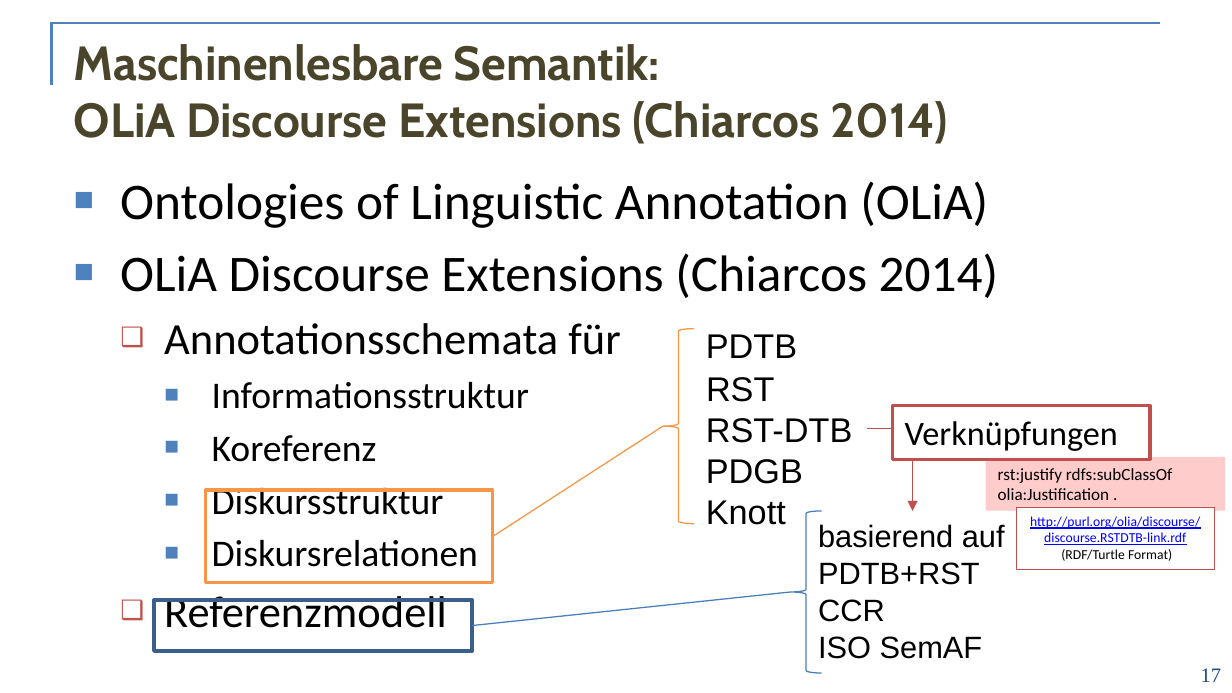
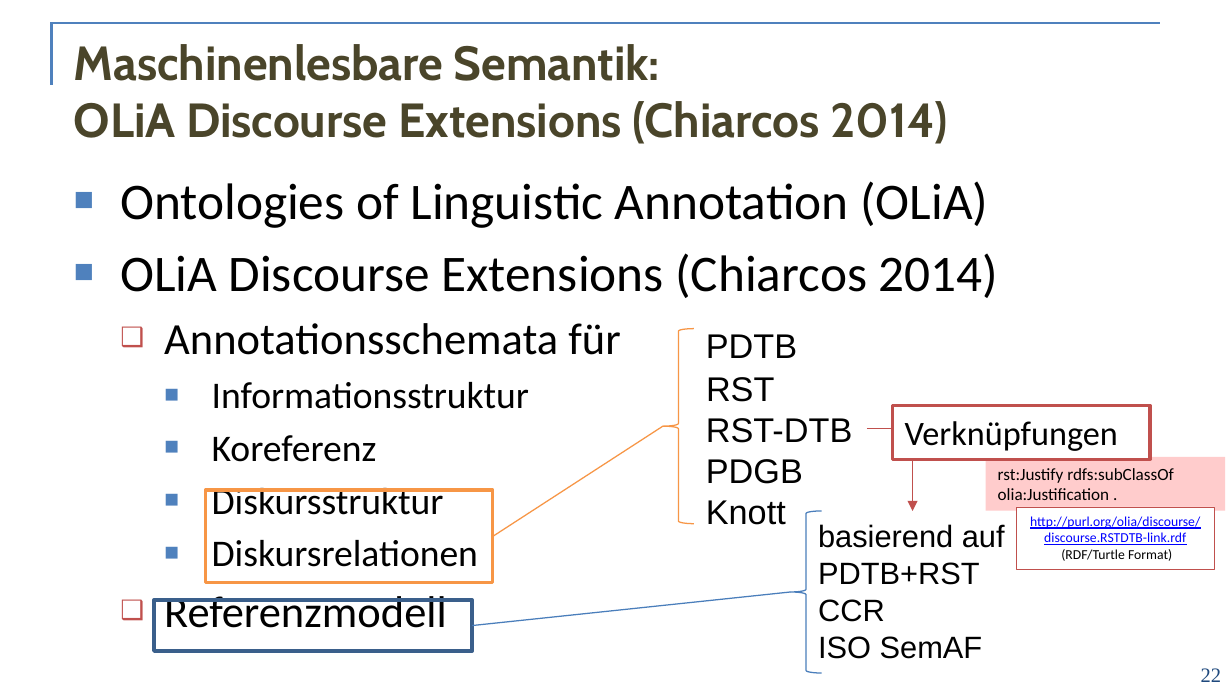
Before and after one commit to acoli-repo/rdf4discourse, a slide deck: slide 22 of doc/vortrag.pptx (slide 17 before the commit). Drawn at 1232x693 pixels with LibreOffice and Linux fonts; fonts in the diff are those of the drawing; background and template pictures are left out. Boxes give left, top, right and bottom in pixels: in the first picture for what was removed or moved away, otherwise in the second. Text is boxed around its words. In the diff, an @@ line names an element or a change of style, - is before the commit and + after.

```diff
--- a/doc/vortrag.pptx
+++ b/doc/vortrag.pptx
@@ text in rectangle at [998, 468, 1173, 500]: text changed @@
-rst:justify rdfs:subClassOf olia:Justification .
+rst:Justify rdfs:subClassOf olia:Justification .
@@ page number at [1201, 668, 1221, 682]: text changed @@
-17
+22
```
Also in this commit, not shown: 27 other slides changed, 28 slides added, 31 slides removed, 2 other files.
